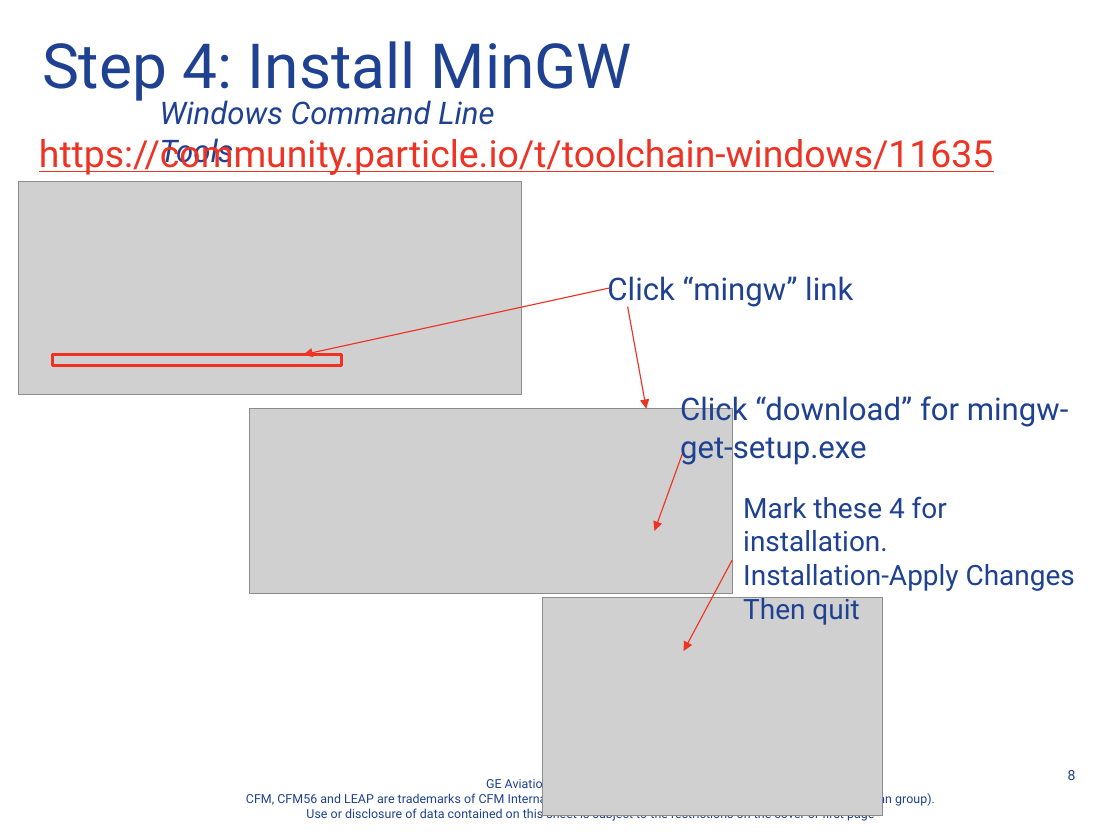
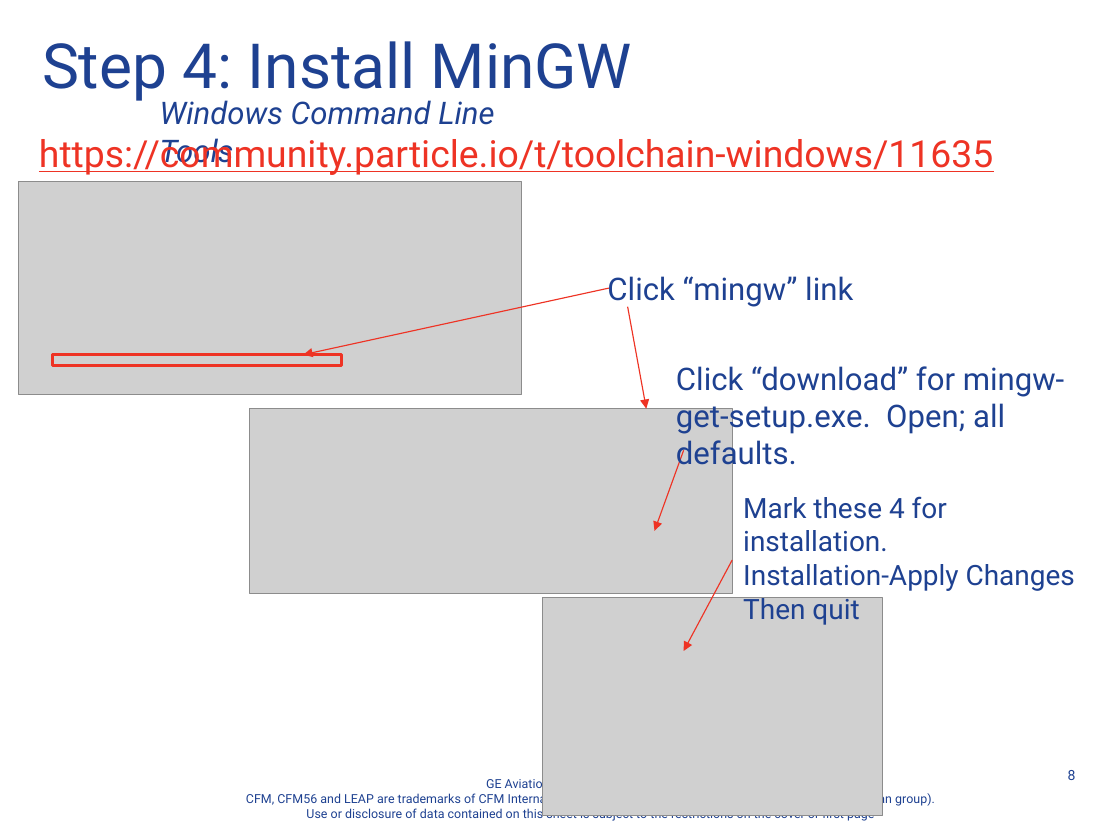
Before and after one commit to davegutz/Wind, a slide deck: slide 8 of Documentation/A Course Controls Laptop Setup Instructions Standalone Photon.pptx. Drawn at 1120x840 pixels with LibreOffice and Linux fonts; fonts in the diff are those of the drawing; grey boxes stand for pictures; background and template pictures are left out. Boxes give left, top, right and bottom in pixels: in the first picture for what was removed or moved away, otherwise in the second. Text is boxed around its words. In the diff, an @@ line names an element or a change of style, - is before the commit and + after.

Commit message:
tweak install  myWindCode.cpp not .ino

```diff
--- a/Documentation/A Course Controls Laptop Setup Instructions Standalone Photon.pptx
+++ b/Documentation/A Course Controls Laptop Setup Instructions Standalone Photon.pptx
@@ text at (676,366,1065,472): text changed @@
-Click “download” for mingw-get-setup.exe
+Click “download” for mingw-get-setup.exe. Open; all defaults.
```
Also in this commit, not shown: 6 other slides changed, 1 slide added.
